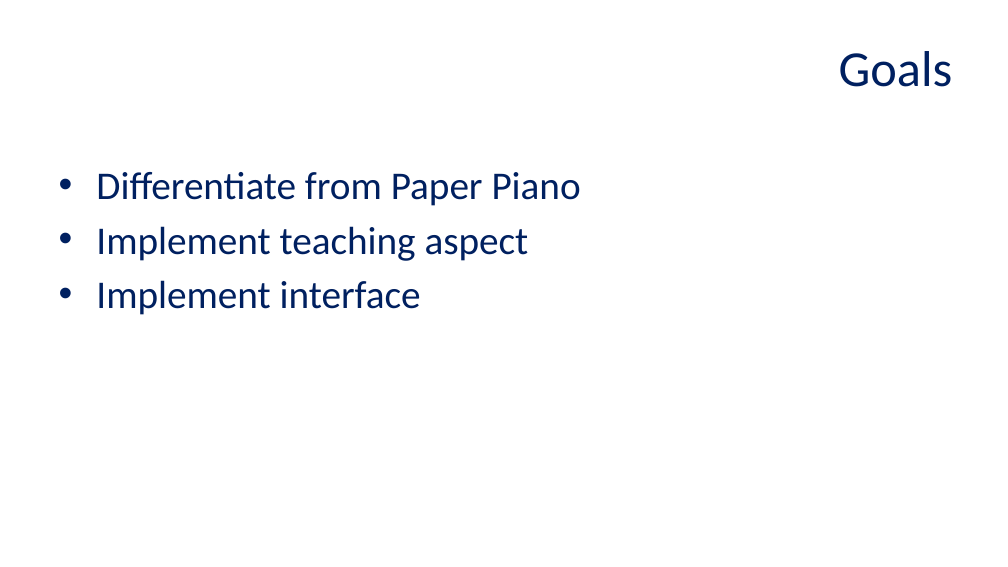
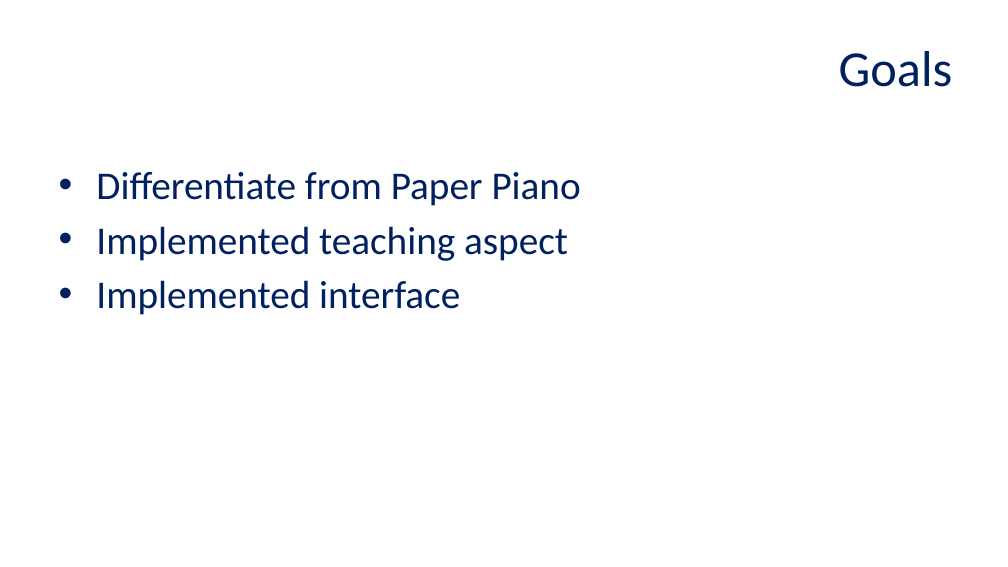
Before and after one commit to Final-Pi-Project-132/The-Final-Pi-project, a slide deck: slide 2 of Pi Project Presentation.pptx. Drawn at 1008x567 pixels with LibreOffice and Linux fonts; fonts in the diff are those of the drawing; background and template pictures are left out. Boxes give left, top, right and bottom in pixels: in the first picture for what was removed or moved away, otherwise in the second. Text is boxed around its words. In the diff, an @@ line names an element or a change of style, - is before the commit and + after.

```diff
--- a/Pi Project Presentation.pptx
+++ b/Pi Project Presentation.pptx
@@ text at (96,226,568,315): text changed @@
-• Implement teaching aspect
-• Implement interface
+• Implemented teaching aspect
+• Implemented interface
```
Also in this commit, not shown: 3 other slides changed, 1 slide added.
